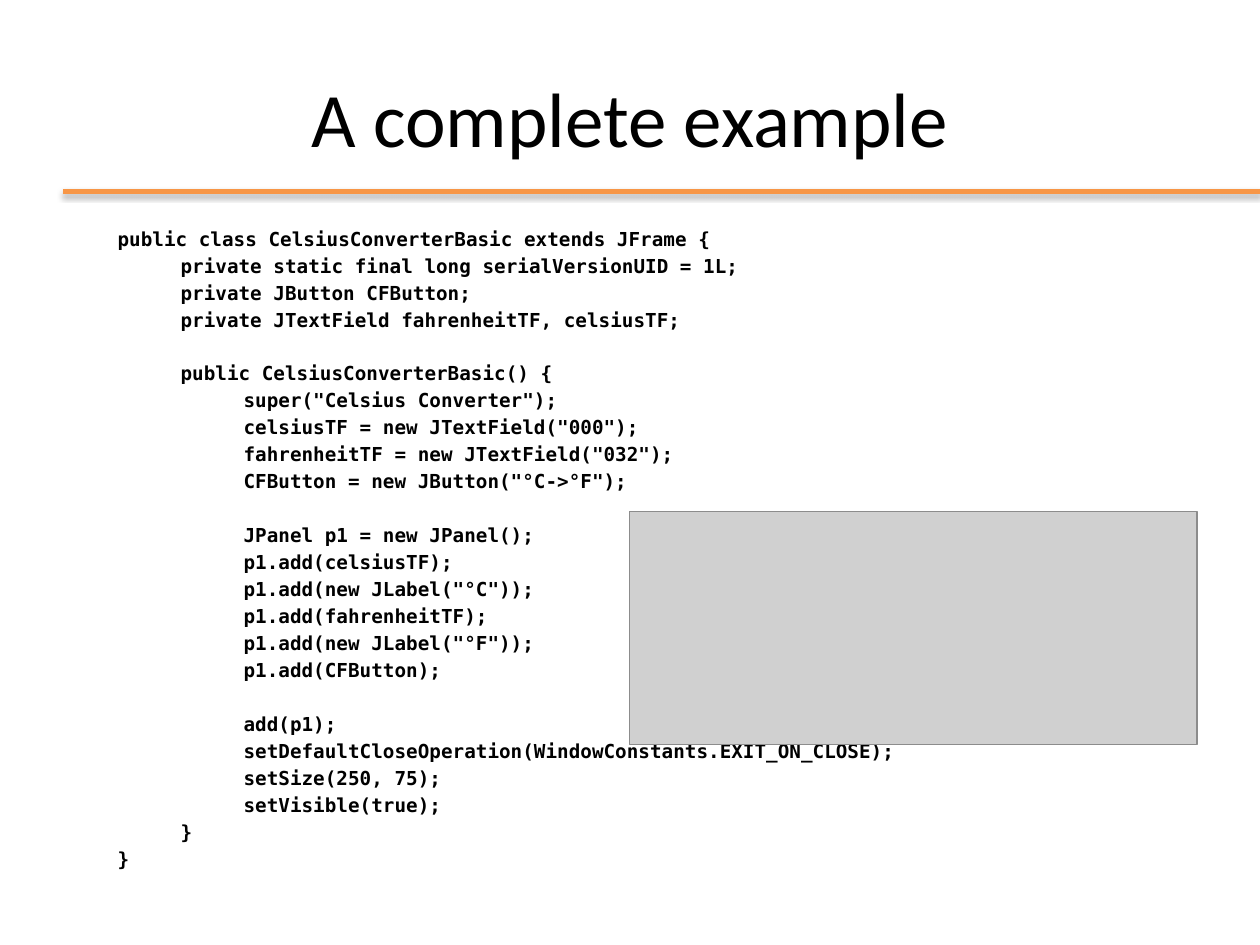
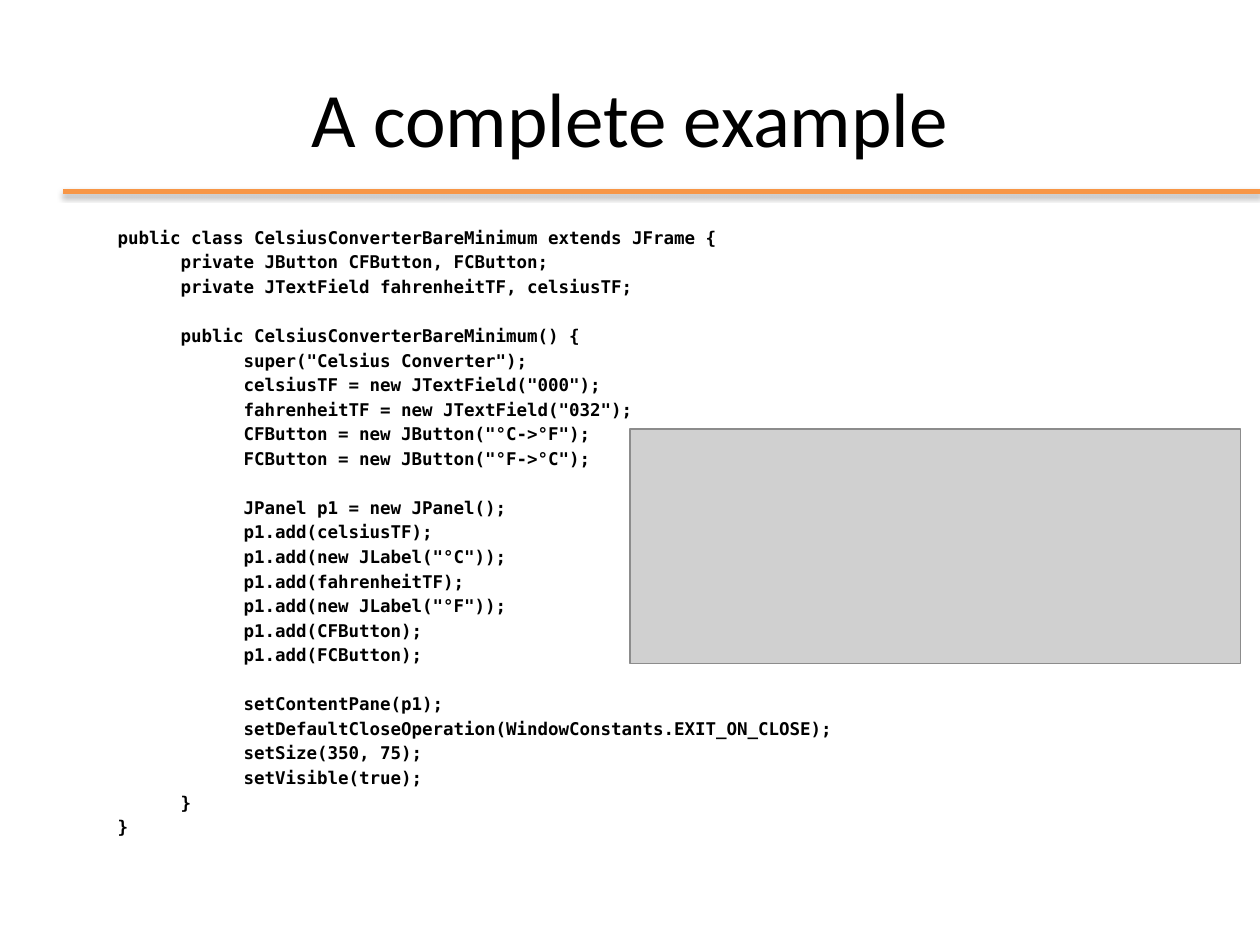
Before and after one commit to Andrea99-beep/ooprogramming, a slide deck: slide 18 of slides/ppt/07_Swing.pptx. Drawn at 1260x945 pixels with LibreOffice and Linux fonts; fonts in the diff are those of the drawing; grey boxes stand for pictures; background and template pictures are left out. Boxes give left, top, right and bottom in pixels: in the first picture for what was removed or moved away, otherwise in the second. Text is boxed around its words. In the diff, an @@ line names an element or a change of style, - is before the commit and + after.

```diff
--- a/slides/ppt/07_Swing.pptx
+++ b/slides/ppt/07_Swing.pptx
@@ text at (x1=118, y1=230, x2=695, y2=272): text changed; size 11 to 10 pt @@
-public class CelsiusConverterBasic extends JFrame {
-private static final long serialVersionUID = 1L;
-private JButton CFButton;
+public class CelsiusConverterBareMinimum extends JFrame {
+private JButton CFButton, FCButton;
@@ text at (x1=181, y1=279, x2=832, y2=787): size 11 to 10 pt in "private JTextField fahrenheitTF, celsiusTF;", "super("Celsius Converter");", "celsiusTF = new JTextField("000");", "fahrenheitTF = new JTextField("032");" and 11 more places @@
@@ text at (x1=181, y1=328, x2=559, y2=346): text changed; size 11 to 10 pt @@
-public CelsiusConverterBasic() {
+public CelsiusConverterBareMinimum() {
@@ picture added at (x1=630, y1=428, x2=1240, y2=663) @@
@@ text at (x1=244, y1=451, x2=590, y2=468): paragraph added @@
+FCButton = new JButton("°F->°C");
@@ picture removed at (x1=630, y1=512, x2=1197, y2=745) @@
@@ text at (x1=244, y1=647, x2=443, y2=714): text changed; size 11 to 10 pt @@
-add(p1);
+p1.add(FCButton);
+setContentPane(p1);
@@ text at (x1=244, y1=746, x2=422, y2=762): text changed; size 11 to 10 pt @@
-setSize(250, 75);
+setSize(350, 75);
```
Also in this commit, not shown: 28 other slides changed, 1 slide removed, 13 other files.
